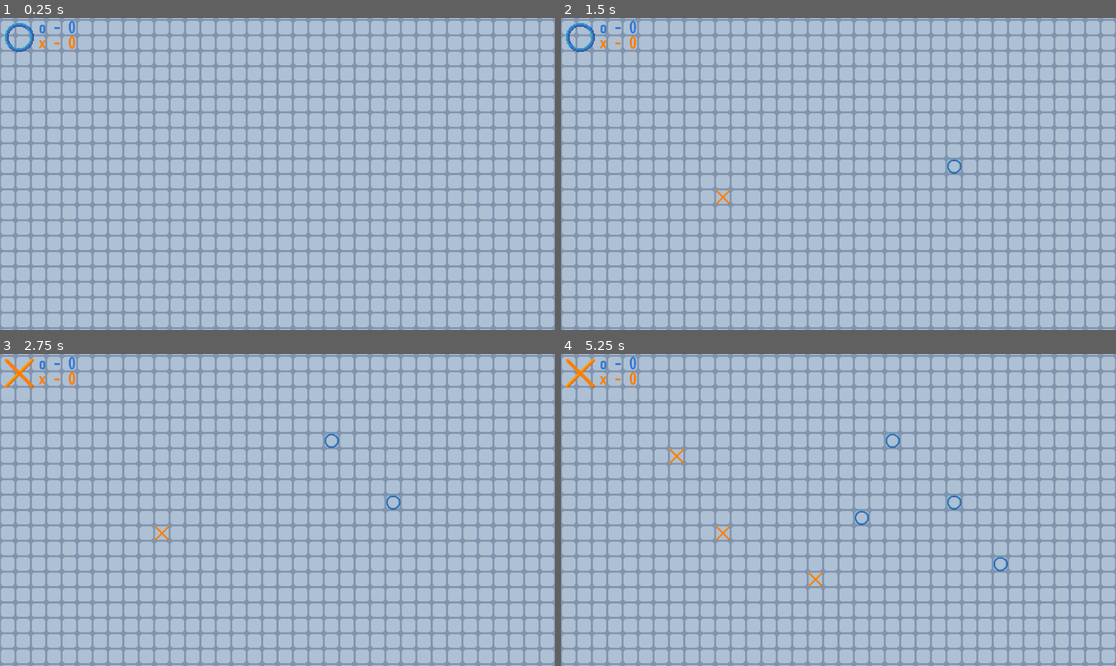
Above: before the commit, frames 1-4 (two rows, left to right).
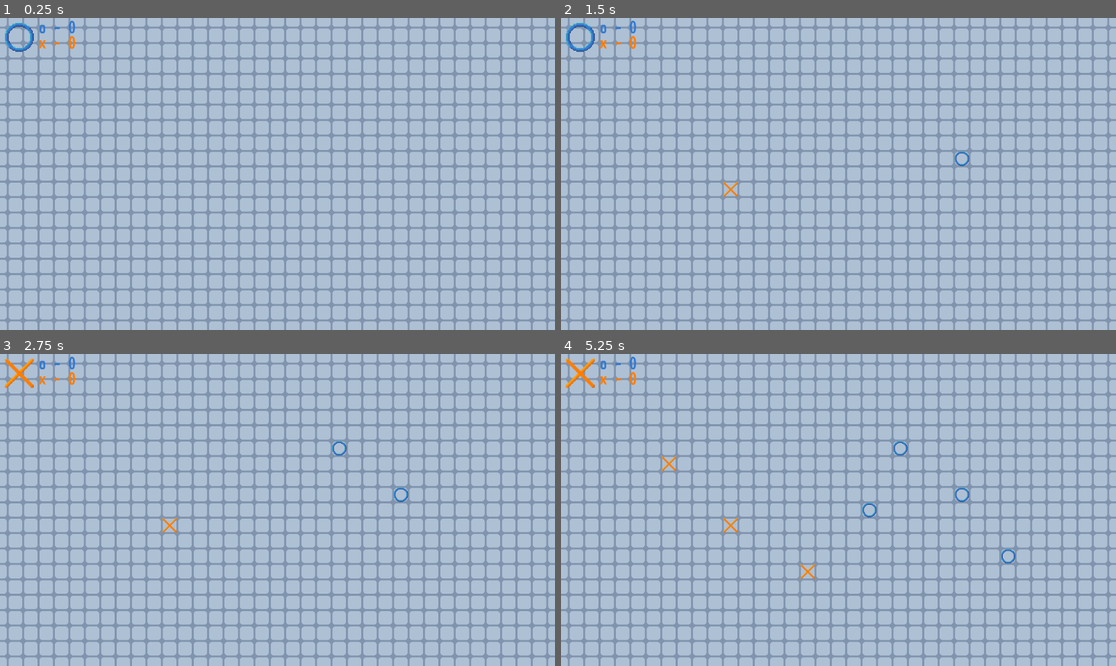
Above: after the commit, the same moments.

Repository: Widmo206/ttt-plus
Game: Godot game, scene res://board.tscn
Two runs of this game, one before a commit and one after it. Both use one fixed random seed, a clock stepped at 60 frames per second and the inputs below.
Inputs (mouse positions are in pixels of both pictures, inside the frame that each line leads up to):
- Up to frame 1 (0.25 s): no input
- Up to frame 2 (1.5 s): tap Enter at 0.5 s; move the mouse to (960, 158) at 0.52 s; click (960, 158) at 0.6 s; tap Space at 1.25 s; move the mouse to (727, 189) at 1.27 s; click (727, 189) at 1.35 s
- Up to frame 3 (2.75 s): tap Enter at 2 s; move the mouse to (333, 441) at 2.02 s; click (333, 441) at 2.1 s
- Up to frame 4 (5.25 s): tap Space at 2.75, 4.25 s; move the mouse to (810, 572) at 2.77 s; click (810, 572) at 2.85 s; tap Enter at 3.5 s; move the mouse to (1005, 556) at 3.52 s; click (1005, 556) at 3.6 s; move the mouse to (672, 463) at 4.27 s; click (672, 463) at 4.35 s; move the mouse to (866, 510) at 5.02 s; click (866, 510) at 5.1 s

The runs differ from the first frame. In frame 1, 46% of the frame differs, in the area x 0-100%, y 0-100%; in frame 2, 46%; in frame 3, 46%; in frame 4, 47%.

Commit message:
Changed board offset
Instead of offsetting every piece, the grid is offset instead

Diff:
--- a/board.gd
+++ b/board.gd
@@ -33,7 +33,7 @@
 func _process(delta: float) -> void:
 	if Input.is_action_just_pressed("play"):
 		var pos = get_global_mouse_position()
-		var tile_pos = floor(pos / 32)
+		var tile_pos = floor((pos + Vector2(16, 16)) / 32)
 
 		if tile_pos in board.keys():
 			# print("tile %v is occupied" % tile_pos)
@@ -53,7 +53,7 @@
 					for piece in win:
 						# update state of relevant pieces
 						board[piece].blocked_directions.append(direction)
-						line.add_point(piece*32 + Vector2(16, 16))
+						line.add_point(piece*32) # + Vector2(16, 16))
 						line.default_color = colors[current_player]
 
 					add_child(line)
@@ -70,7 +70,7 @@
 	new_piece.blocked_directions = []
 
 	add_child(new_piece)
-	new_piece.position = tile_pos*32 + Vector2(16, 16)
+	new_piece.position = tile_pos*32 #+ Vector2(16, 16)
 	board[tile_pos] = new_piece
 
 
--- a/board.tscn
+++ b/board.tscn
@@ -15,10 +15,10 @@
 anchor_top = 0.5
 anchor_right = 0.5
 anchor_bottom = 0.5
-offset_left = -160000.0
-offset_top = -160000.0
-offset_right = 160000.0
-offset_bottom = 160000.0
+offset_left = -159984.0
+offset_top = -159984.0
+offset_right = 160016.0
+offset_bottom = 160016.0
 grow_horizontal = 2
 grow_vertical = 2
 texture = ExtResource("1_p0ybc")
@@ -52,7 +52,7 @@
 theme_override_font_sizes/font_size = 64
 text = "X: 0"
 
-[node name="Camera2D" type="Camera2D" parent="."]
+[node name="Camera" type="Camera2D" parent="."]
 
 [connection signal="point_gained" from="." to="HUD" method="_on_point_gained"]
 [connection signal="turn_started" from="." to="HUD" method="_on_turn_started"]
